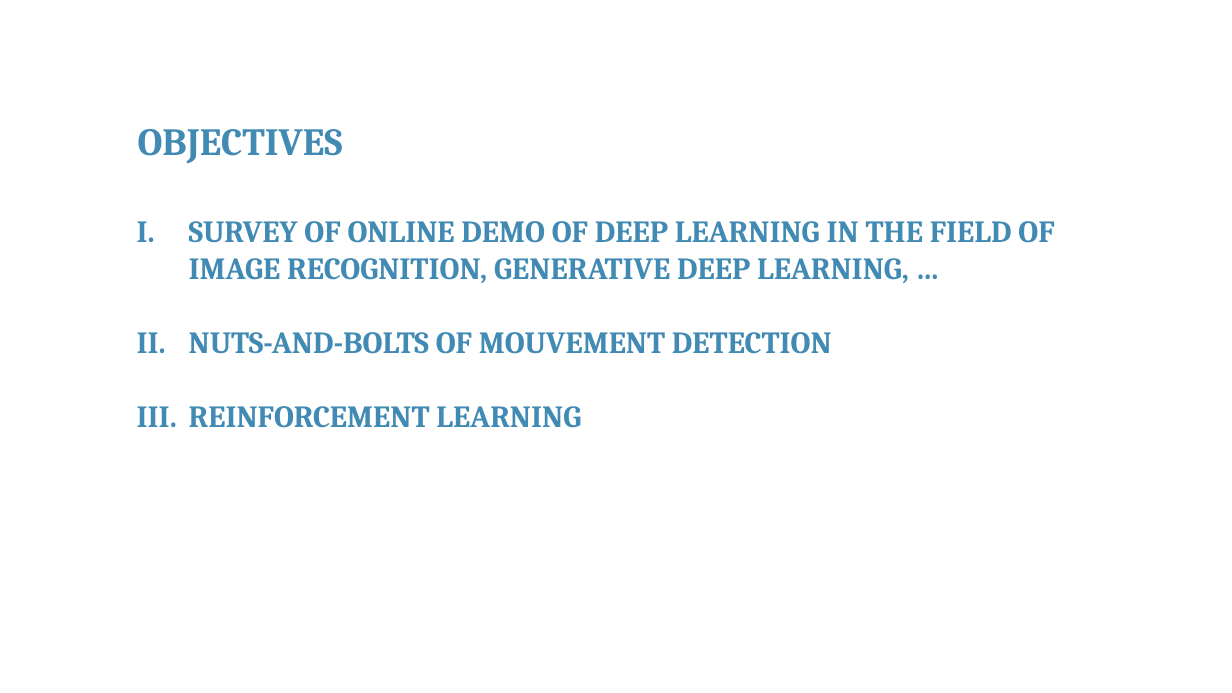
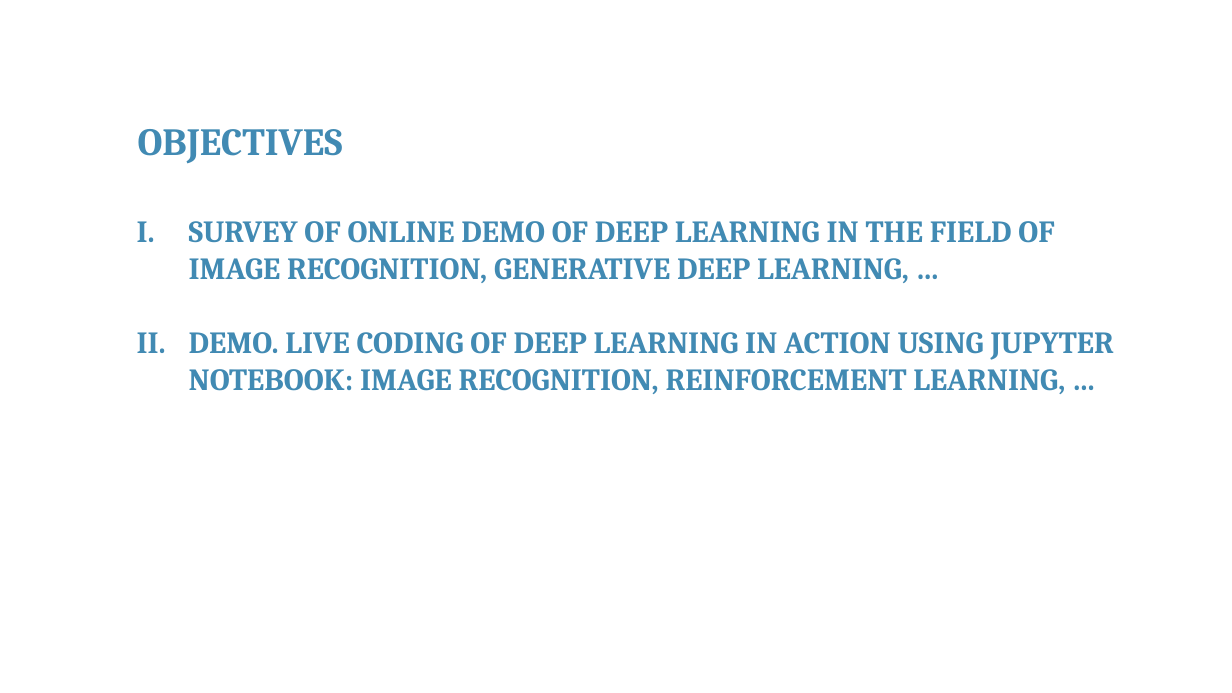
Before and after one commit to franckalbinet/itu-eaco-zanzibar-12-2018, a slide deck: slide 2 of presentations/session-10-machine-learning-in-action.pptx. Drawn at 1232x693 pixels with LibreOffice and Linux fonts; fonts in the diff are those of the drawing; background and template pictures are left out. Boxes give left, top, right and bottom in pixels: in the first picture for what was removed or moved away, otherwise in the second. Text is boxed around its words. In the diff, an @@ line names an element or a change of style, - is before the commit and + after.

```diff
--- a/presentations/session-10-machine-learning-in-action.pptx
+++ b/presentations/session-10-machine-learning-in-action.pptx
@@ text at box(189, 332, 1114, 394): text changed @@
-II. NUTS-AND-BOLTS OF MOUVEMENT DETECTION
-III. REINFORCEMENT LEARNING
+II. DEMO. LIVE CODING OF DEEP LEARNING IN ACTION USING JUPYTER NOTEBOOK: IMAGE RECOGNITION, REINFORCEMENT LEARNING, …
```
Also in this commit, not shown: 1 other slide changed, 1 slide added, 1 slide removed, 13 other files.
